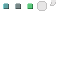
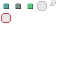
Layer changes from the first 64×64 image to the second:
painted on "Background" over [1, 13, 11, 23]
